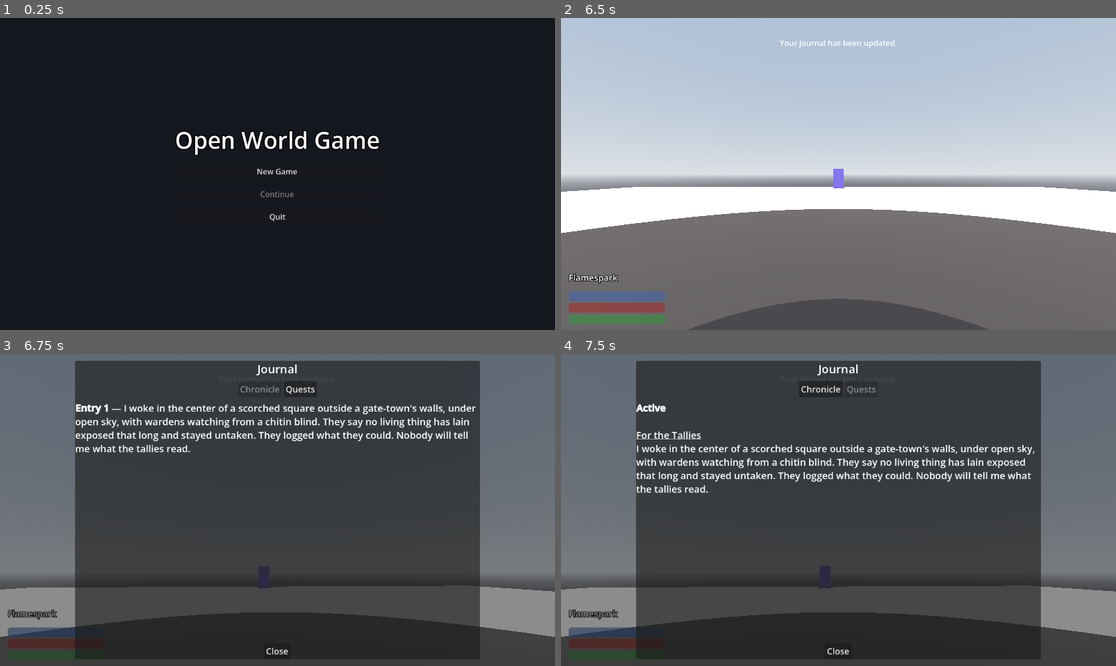
Above: before the commit, frames 1-4 (two rows, left to right).
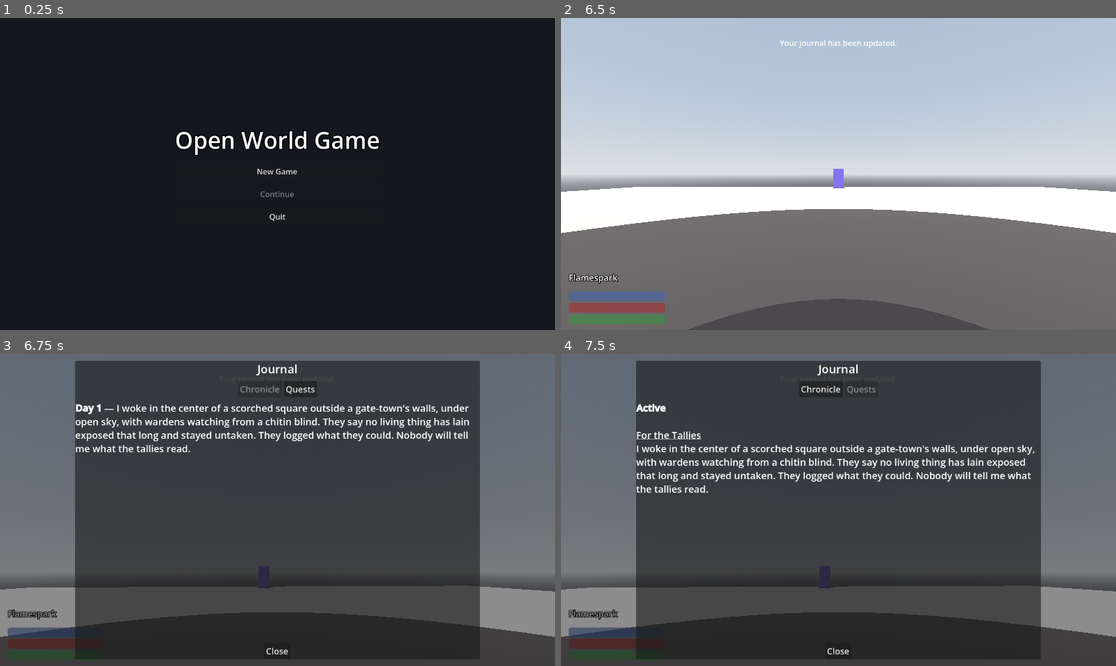
Above: after the commit, the same moments.

Repository: gatorpazz/open-world-game
Game: Godot game, scene res://scenes/ui/title_screen.tscn
The game is run twice, just before and just after one commit, with the same random seed, the same clock (stepped at 60 frames per second) and the same inputs.
Inputs (mouse positions are in pixels of both pictures, inside the frame that each line leads up to):
- Up to frame 1 (0.25 s): no input
- Up to frame 2 (6.5 s): click "New Game" at 0.5 s; click "Blades" at 1.25 s; click "Block" at 2 s; click "Heavy Armor" at 2.75 s; click "Ranged" at 3.5 s; click "Alchemy" at 4.25 s; click "Strength" at 5 s; click "Confirm" at 5.75 s
- Up to frame 3 (6.75 s): tap Enter at 6.5 s; move the mouse to (305, 510) at 6.52 s; hold W (move_forward) from 6.53 s (still down); hold J (journal) from 6.53 s (still down); click (305, 510) at 6.67 s
- Up to frame 4 (7.5 s): tap Space (jump) at 6.77 s; release W (move_forward) at 7.25 s; release J (journal) at 7.25 s; click "Quests" at 7.25 s

Frames 1-2 are identical in both runs. In frame 3, 1.0% of the frame differs, in the area x 14-86%, y 16-20%; in frame 4, less than 0.1%.

Commit message:
clock: day-stamped journal entries — closing 005's deferral
Journal gains entry_days parallel to entries; add_entry(id, day) stamps
the current circuit-day, day_of(index) reads it back (0 = pre-clock).
The three add_entry callers (dialogue effects, journal triggers, world
items) pass Game.clock.get_day() — the pure evaluator takes the day as
an injected param and stays Game-free. The journal codec carries
entry_days as an optional key, back-filling day 0 for pre-020 saves (no
migration needed). The panel renders 'Day N' (or the 'Entry N' fallback
for unstamped). Closes the 005 day-stamp deferral.

Co-Authored-By: Claude Opus 4.8 (1M context) <noreply@anthropic.com>

Diff:
--- a/scripts/dialogue/dialogue_evaluator.gd
+++ b/scripts/dialogue/dialogue_evaluator.gd
@@ -88,11 +88,13 @@
 ## encumbrance_changed) fire; a raw Inventory mutation would skip them.
 ## Callers only pass responses returned by pick_response, whose implicit
 ## take_items condition guarantees the exchange can never fail.
-static func apply_effects(response: DialogueResponse, journal: Journal) -> EffectReport:
+static func apply_effects(
+	response: DialogueResponse, journal: Journal, day: int = 0
+) -> EffectReport:
 	var report := EffectReport.new()
 	for topic_id: StringName in DialogueMarkup.extract_topic_ids(response.text):
 		if journal.learn_topic(topic_id):
 			report.new_topics.append(topic_id)
-	if response.journal_entry != &"" and journal.add_entry(response.journal_entry):
+	if response.journal_entry != &"" and journal.add_entry(response.journal_entry, day):
 		report.journal_entry_added = response.journal_entry
 	return report
--- a/scripts/resources/journal.gd
+++ b/scripts/resources/journal.gd
@@ -3,18 +3,31 @@
 ## The player's journal (spec 005): chronological journal entry ids plus the
 ## dialogue topics the player has learned. Pure data + pure logic — no
 ## signals, no node references (the Inventory pattern). Array order IS the
-## chronology; day stamps wait for an in-game clock.
+## chronology; entry_days (spec 020) records the circuit-day each entry was
+## written (0 = pre-clock / unstamped).
 
 @export var entries: Array[StringName] = []
+## The circuit-day each entry was written, parallel to `entries` (spec 020).
+@export var entry_days: Array[int] = []
 @export var known_topics: Array[StringName] = []
 
 
-## Appends the entry id. Returns false without mutating if already present.
-func add_entry(id: StringName) -> bool:
+## Appends the entry id, stamped with the current circuit-day (0 = unstamped).
+## Returns false without mutating if already present.
+func add_entry(id: StringName, day: int = 0) -> bool:
 	if entries.has(id):
 		return false
 	entries.append(id)
+	entry_days.append(day)
 	return true
+
+
+## The circuit-day the entry at `index` was written, or 0 when unstamped
+## (a pre-020 save whose entries predate the clock).
+func day_of(index: int) -> int:
+	if index < 0 or index >= entry_days.size():
+		return 0
+	return entry_days[index]
 
 
 func has_entry(id: StringName) -> bool:
--- a/scripts/systems/save_codec.gd
+++ b/scripts/systems/save_codec.gd
@@ -322,11 +322,14 @@
 static func journal_to_dict(journal: Journal) -> Dictionary:
 	return {
 		"entries": _array_to_strings(journal.entries),
+		"entry_days": journal.entry_days.duplicate(),
 		"known_topics": _array_to_strings(journal.known_topics),
 	}
 
 
 ## Rebuilds a journal; array order is preserved (order IS chronology).
+## entry_days (spec 020) is optional — a pre-020 save has none, so its entries
+## back-fill to day 0 (unstamped) and stay aligned for future add_entry calls.
 ## Null on any malformed shape.
 static func journal_from_dict(data: Dictionary) -> Journal:
 	var shape_valid := (
@@ -340,6 +343,13 @@
 	var journal := Journal.new()
 	journal.entries = _strings_to_id_array(data["entries"])
 	journal.known_topics = _strings_to_id_array(data["known_topics"])
+	var days: Array[int] = []
+	if data.has("entry_days") and data["entry_days"] is Array:
+		for value: Variant in data["entry_days"] as Array:
+			days.append(int(value))
+	while days.size() < journal.entries.size():
+		days.append(0)  # pre-020 entries are unstamped
+	journal.entry_days = days
 	return journal
 
 
--- a/scripts/ui/dialogue_panel.gd
+++ b/scripts/ui/dialogue_panel.gd
@@ -77,7 +77,7 @@
 		_append_notice("%s has nothing to say about that." % _npc.display_name)
 		return
 	transcript.append_text(DialogueMarkup.to_bbcode(response.text, _display_names) + "\n\n")
-	var report := DialogueEvaluator.apply_effects(response, _journal)
+	var report := DialogueEvaluator.apply_effects(response, _journal, Game.clock.get_day())
 	_apply_effects(response)
 	_append_notices(response, report)
 	_rebuild_topic_list()
--- a/scripts/ui/journal_panel.gd
+++ b/scripts/ui/journal_panel.gd
@@ -82,7 +82,10 @@
 		var def := _load_entry(id)
 		if def == null:
 			continue
-		entries_label.append_text("[b]Entry %d[/b] — %s\n\n" % [index + 1, def.text])
+		# Day-stamped since spec 020; a pre-clock entry (day 0) keeps the sequence.
+		var day := _journal.day_of(index)
+		var heading := "Day %d" % day if day > 0 else "Entry %d" % (index + 1)
+		entries_label.append_text("[b]%s[/b] — %s\n\n" % [heading, def.text])
 
 
 func _rebuild_quests() -> void:
--- a/scripts/world/journal_trigger.gd
+++ b/scripts/world/journal_trigger.gd
@@ -26,7 +26,7 @@
 		return
 	if not _conditions_pass(player.journal):
 		return
-	if player.journal.add_entry(journal_entry):
+	if player.journal.add_entry(journal_entry, Game.clock.get_day()):
 		player.show_notice(HudNotice.JOURNAL_UPDATED)
 
 
--- a/scripts/world/world_item.gd
+++ b/scripts/world/world_item.gd
@@ -32,6 +32,6 @@
 	if player == null:
 		return
 	Theft.acquire(player, player.inventory_component, item, count, owner_faction)
-	if journal_entry != &"" and player.journal.add_entry(journal_entry):
+	if journal_entry != &"" and player.journal.add_entry(journal_entry, Game.clock.get_day()):
 		player.show_notice(HudNotice.JOURNAL_UPDATED)
 	queue_free()
--- a/tests/unit/test_journal.gd
+++ b/tests/unit/test_journal.gd
@@ -27,6 +27,22 @@
 	assert_false(_journal.has_entry(&"a_thing"))
 	_journal.add_entry(&"a_thing")
 	assert_true(_journal.has_entry(&"a_thing"))
+
+
+# --- day stamps (spec 020) ---
+
+
+func test_add_entry_stamps_the_day() -> void:
+	_journal.add_entry(&"woke_in_the_square", 1)
+	_journal.add_entry(&"met_the_captain", 4)
+	assert_eq(_journal.day_of(0), 1, "the first entry carries its day")
+	assert_eq(_journal.day_of(1), 4, "the second its own")
+
+
+func test_unstamped_entry_reads_day_zero() -> void:
+	_journal.add_entry(&"a_thing")  # no day
+	assert_eq(_journal.day_of(0), 0, "an unstamped entry is day 0")
+	assert_eq(_journal.day_of(5), 0, "an out-of-range index is day 0")
 
 
 # --- known topics ---
--- a/tests/unit/test_save_codec.gd
+++ b/tests/unit/test_save_codec.gd
@@ -160,6 +160,34 @@
 		SaveCodec.journal_from_dict({"entries": [1, 2], "known_topics": []}),
 		"non-string entries are structural"
 	)
+
+
+func test_journal_day_stamps_round_trip() -> void:
+	# Spec 020: entry_days rides alongside entries.
+	var journal := Journal.new()
+	journal.add_entry(&"woke_in_the_square", 1)
+	journal.add_entry(&"met_the_captain", 4)
+
+	var restored := SaveCodec.journal_from_dict(
+		_json_round_trip(SaveCodec.journal_to_dict(journal))
+	)
+
+	assert_not_null(restored)
+	assert_eq(restored.day_of(0), 1, "the day survives the round-trip")
+	assert_eq(restored.day_of(1), 4, "each entry keeps its own day")
+
+
+func test_pre_020_journal_backfills_unstamped_days() -> void:
+	# A pre-020 journal dict has no entry_days — its entries back-fill to day 0
+	# and stay aligned for future stamped adds.
+	var restored := SaveCodec.journal_from_dict(
+		{"entries": ["arrival", "the_favor"], "known_topics": []}
+	)
+	assert_not_null(restored, "a day-less journal still decodes")
+	assert_eq(restored.day_of(0), 0, "old entries are unstamped")
+	assert_eq(restored.entry_days.size(), 2, "entry_days is padded to entries length")
+	restored.add_entry(&"a_new_thing", 3)
+	assert_eq(restored.day_of(2), 3, "a new stamped entry stays aligned")
 
 
 # --- Criterion 4: full payload — transform, pitch, pools ---
